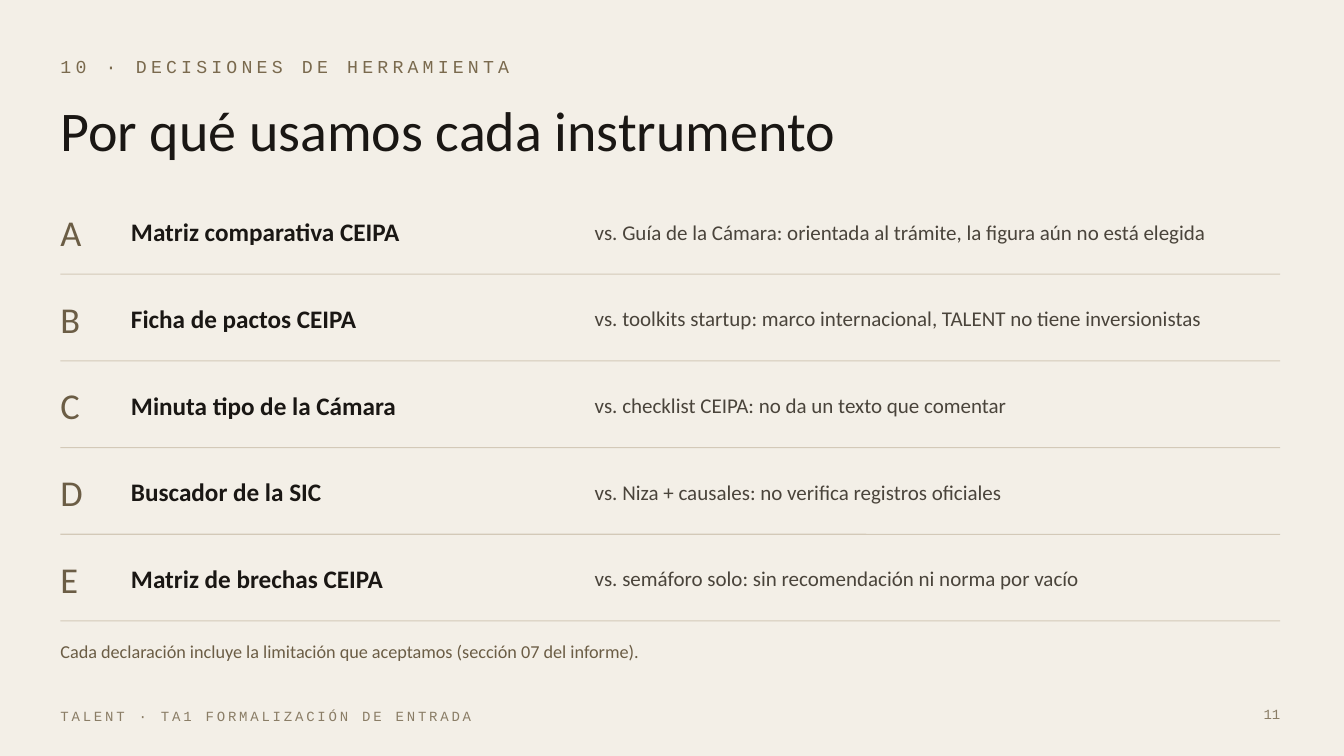
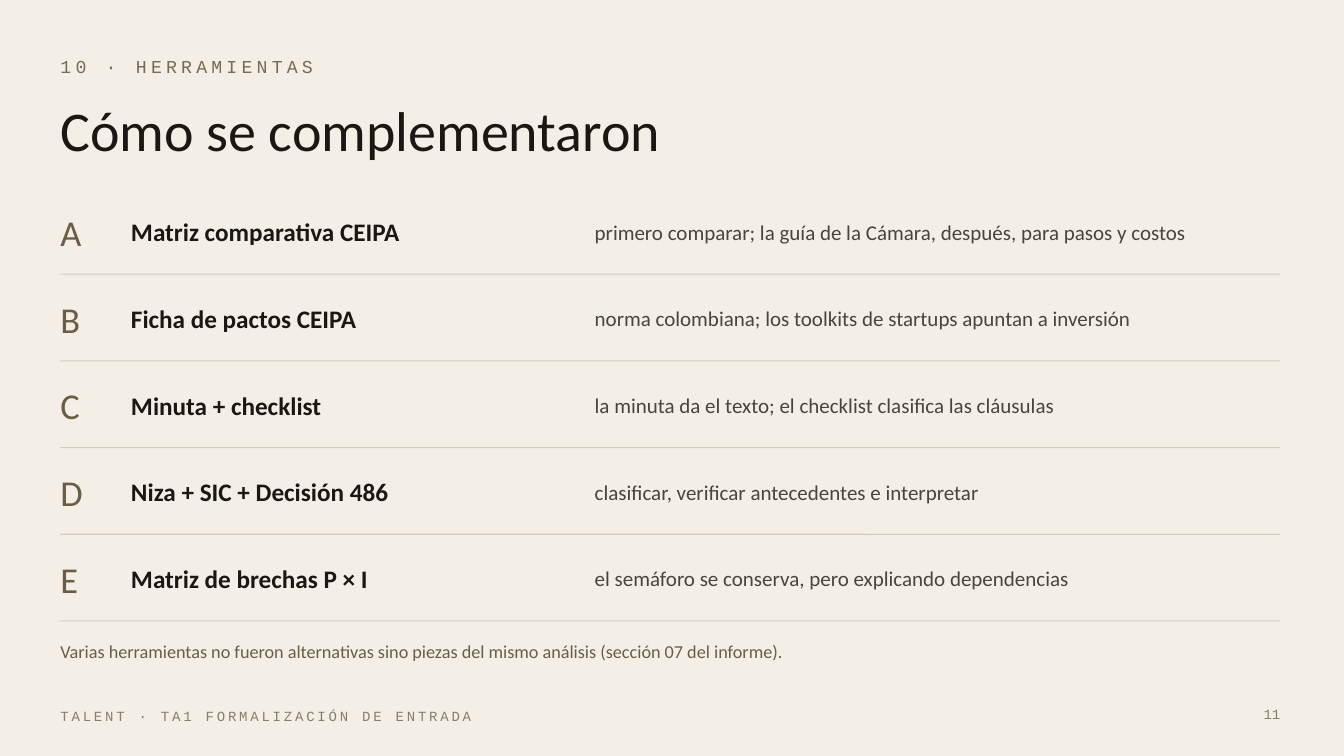
Before and after one commit to barbaravillada29-lang/dataroom-talent, a slide deck: slide 11 of files/ta1/Accountability_TA1_TALENT.pptx. Drawn at 1344x756 pixels with LibreOffice and Linux fonts; fonts in the diff are those of the drawing. Boxes give left, top, right and bottom in pixels: in the first picture for what was removed or moved away, otherwise in the second. Text is boxed around its words. In the diff, an @@ line names an element or a change of style, - is before the commit and + after.

```diff
--- a/files/ta1/Accountability_TA1_TALENT.pptx
+++ b/files/ta1/Accountability_TA1_TALENT.pptx
@@ text at box(60, 61, 313, 73): text changed @@
-10 · DECISIONES DE HERRAMIENTA
+10 · HERRAMIENTAS
@@ text at box(60, 112, 660, 160): text changed @@
-Por qué usamos cada instrumento
+Cómo se complementaron
@@ text at box(595, 225, 1185, 244): text changed @@
-vs. Guía de la Cámara: orientada al trámite, la figura aún no está elegida
+primero comparar; la guía de la Cámara, después, para pasos y costos
@@ text at box(595, 311, 1130, 330): text changed @@
-vs. toolkits startup: marco internacional, TALENT no tiene inversionistas
+norma colombiana; los toolkits de startups apuntan a inversión
@@ text at box(131, 397, 321, 415): text changed @@
-Minuta tipo de la Cámara
+Minuta + checklist
@@ text at box(595, 398, 1054, 416): text changed @@
-vs. checklist CEIPA: no da un texto que comentar
+la minuta da el texto; el checklist clasifica las cláusulas
@@ text at box(131, 483, 388, 501): text changed @@
-Buscador de la SIC
+Niza + SIC + Decisión 486
@@ text at box(595, 485, 979, 504): text changed @@
-vs. Niza + causales: no verifica registros oficiales
+clasificar, verificar antecedentes e interpretar
@@ text at box(131, 570, 368, 588): text changed @@
-Matriz de brechas CEIPA
+Matriz de brechas P × I
@@ text at box(595, 571, 1068, 590): text changed @@
-vs. semáforo solo: sin recomendación ni norma por vacío
+el semáforo se conserva, pero explicando dependencias
@@ text at box(60, 645, 782, 661): text changed @@
-Cada declaración incluye la limitación que aceptamos (sección 07 del informe).
+Varias herramientas no fueron alternativas sino piezas del mismo análisis (sección 07 del informe).
```
Also in this commit, not shown: 4 other slides changed, 1 slide added, 2 slides removed, 3 other files.
